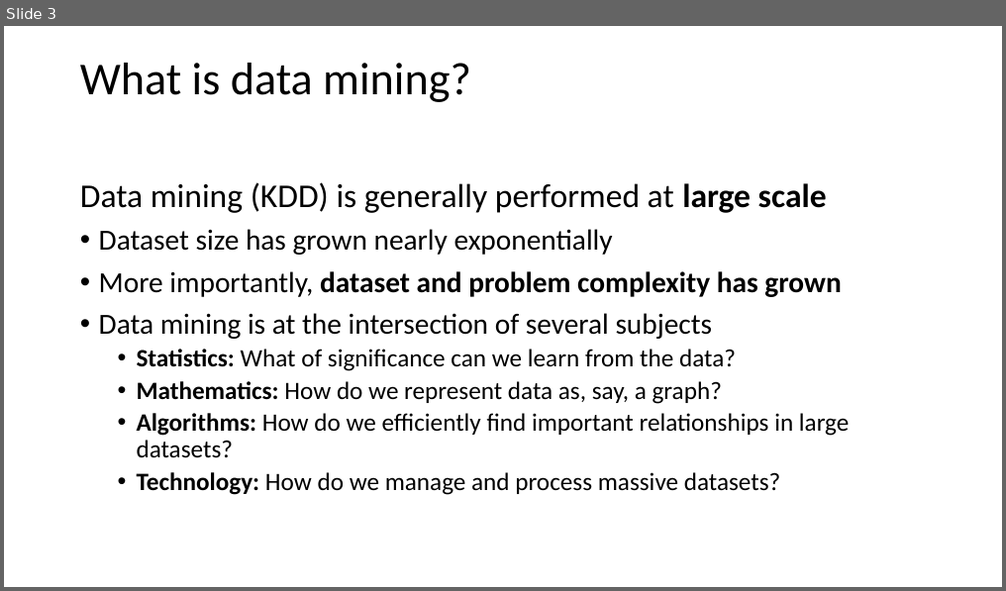
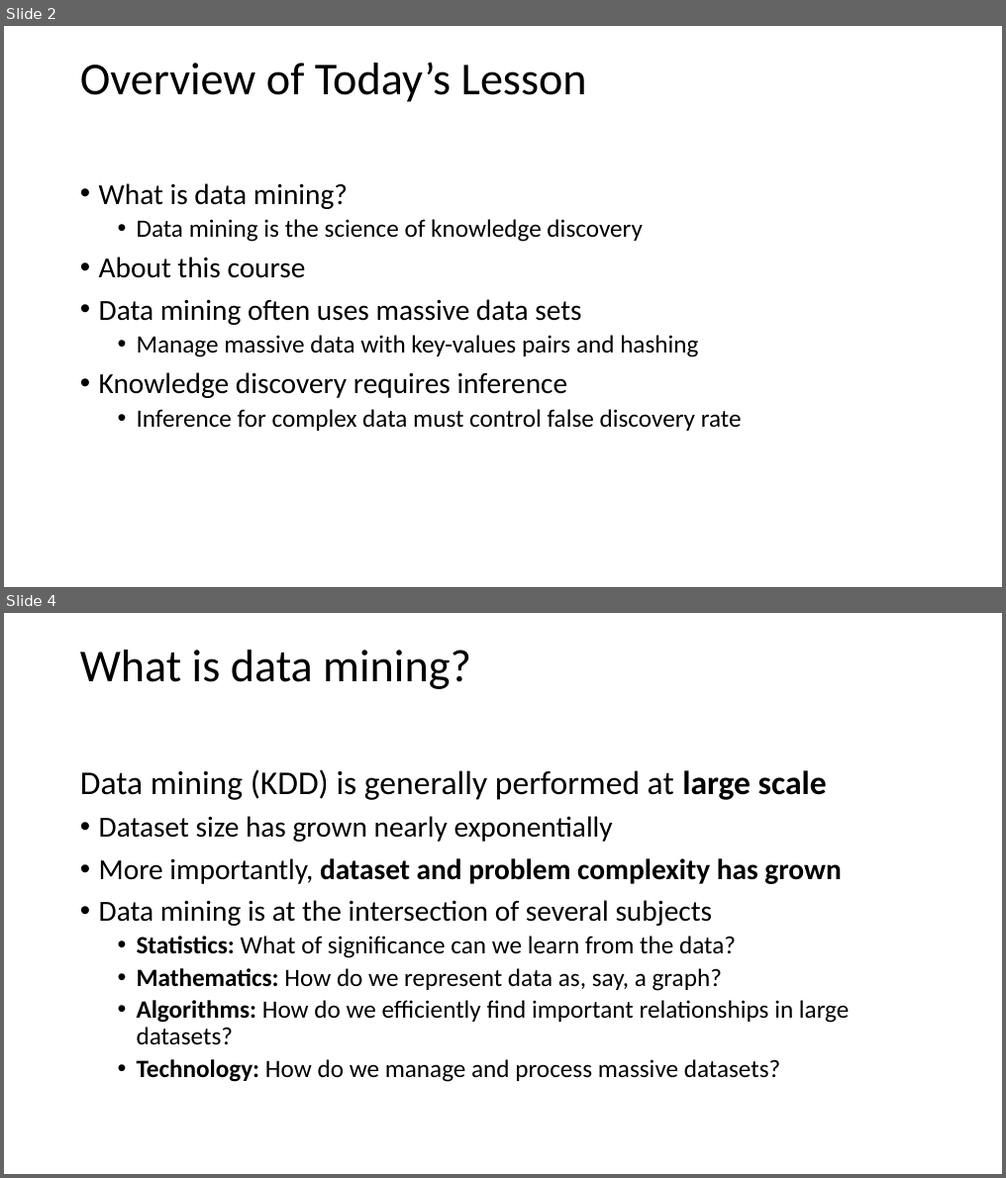
Before and after one commit to StephenElston/CSCI-E-108, a slide deck: slides/1_Introduction.pptx. Shown one above the other, each under a label of ours: slide 3 before the commit, slides 2 and 4 after it; the slides between them are not shown. The pictures are 1006x591 and 1006x1178 pixels, drawn with LibreOffice and Linux fonts; fonts in the diff are those of the drawing. Boxes give left, top, right and bottom in pixels: in the first picture for what was removed or moved away, otherwise in the second. Text is boxed around its words. In the diff, an @@ line names an element or a change of style, - is before the commit and + after.

```diff
--- a/slides/1_Introduction.pptx
+++ b/slides/1_Introduction.pptx
@@ slide 2 added at box(4, 26, 1002, 587), background #FFFFFF @@
@@ text added at box(80, 62, 587, 102), 44 pt, text #000000 @@
+Overview of Today’s Lesson
@@ text added at box(99, 183, 742, 431), 24 pt, text #000000 @@
+• What is data mining?
+  • Data mining is the science of knowledge discovery
+• About this course
+• Data mining often uses massive data sets
+  • Manage massive data with key-values pairs and hashing
+• Knowledge discovery requires inference
+  • Inference for complex data must control false discovery rate
@@ what was slide 3 is now slide 4 @@
```
Also in this commit, not shown: 3 slides changed, 2 other slides added.
